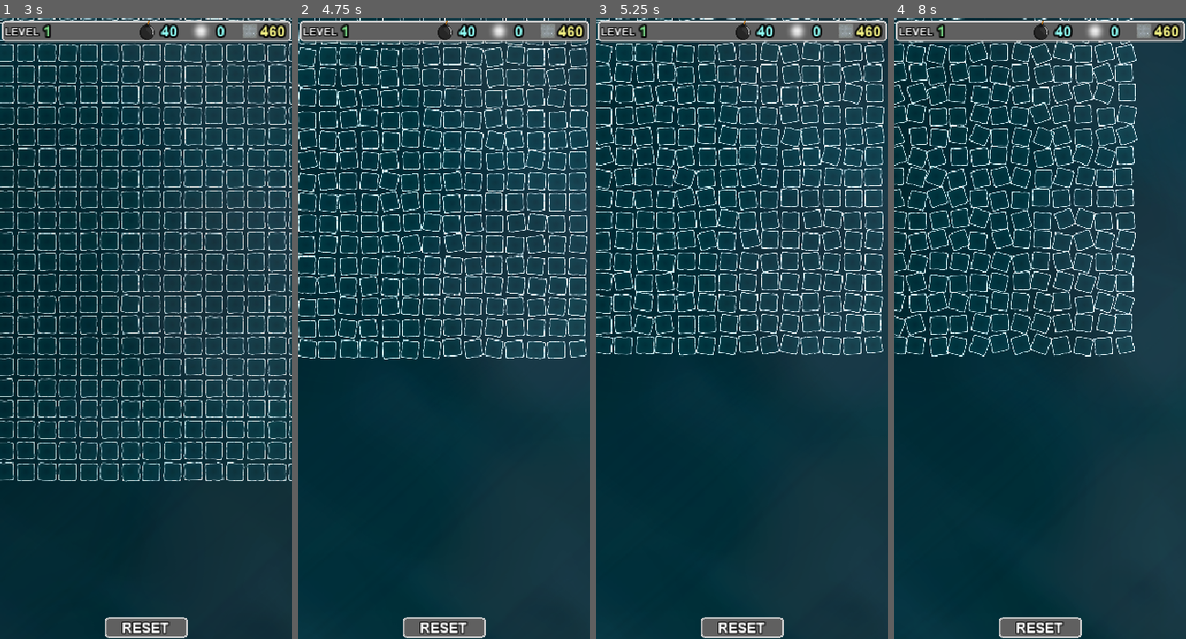
Above: before the commit, frames 1-4 (left to right).
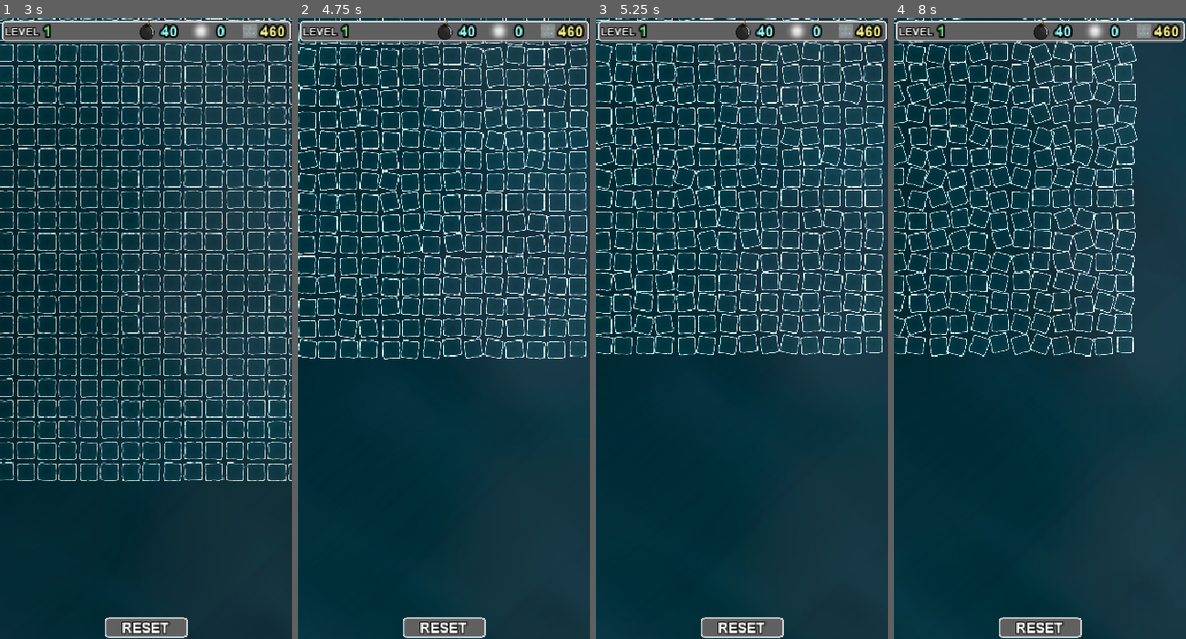
Above: after the commit, the same moments.

Repository: cloudziq/Mini_Sapper
Game: Godot game, scene res://scenes/SYS.tscn
Two runs of this game, one before a commit and one after it. Both use one fixed random seed, a clock stepped at 60 frames per second and the inputs below.
Inputs (mouse positions are in pixels of both pictures, inside the frame that each line leads up to):
- Up to frame 1 (3 s): move the mouse to (210, 297) at 0.52 s; hold Mouse wheel up (zoom+) 0.53-1.25 s; click (210, 297) at 0.67 s; drag from (87, 359) to (11, 30) at 1.27 s; move the mouse to (175, 191) at 2.02 s; hold Mouse wheel up (zoom+) 2.03-2.75 s; click (175, 191) at 2.17 s; drag from (131, 452) to (5, 61) at 2.77 s
- Up to frame 2 (4.75 s): move the mouse to (531, 421) at 3.52 s; hold Mouse wheel up (zoom+) 3.53-4.25 s; click (531, 421) at 3.67 s; drag from (356, 235) to (315, 61) at 4.27 s
- Up to frame 3 (5.25 s): move the mouse to (756, 328) at 5.02 s; hold Mouse wheel up (zoom+) from 5.03 s (still down); click (756, 328) at 5.17 s
- Up to frame 4 (8 s): release Mouse wheel up (zoom+) at 5.75 s; drag from (996, 173) to (899, 92) at 5.77 s; move the mouse to (1104, 297) at 6.52 s; hold Mouse wheel up (zoom+) 6.53-7.25 s; click (1104, 297) at 6.67 s; drag from (981, 359) to (896, 117) at 7.27 s

Frame 1 is identical in both runs. In frame 2, less than 0.1% of the frame differs, in the area x 92-100%, y 51-55%; in frame 3, less than 0.1%; in frame 4, less than 0.1%, in the area x 75-83%, y 51-55%.

Commit message:
highlight system (visual clue)

Diff:
--- a/scripts/Globals.gd
+++ b/scripts/Globals.gd
@@ -14,7 +14,7 @@
 
 
 
-var save_version = 4
+var save_version = 6
 var SETTINGS
 var config_path
 
--- a/scripts/level_main.gd
+++ b/scripts/level_main.gd
@@ -98,19 +98,22 @@
 
 	if x == clamp(x, 1, board_size.x) and y == clamp(y, 1, board_size.y):
 		tile_coord = Vector2(x, y)
-	var tile_stat = board_data[tile_coord.x-1][tile_coord.y-1][1]
+	var tile_stat = board_data[tile_coord.x-1][tile_coord.y-1]
+
+	if tile_stat[2] > 0 and tile_stat[1] == 2:
+		show_near_tiles(tile_coord)
 
 	if hold_touch_time >= 0:    #if tile is clicked but not when 'hold = (-1)'
-		if tile_stat == 0:
+		if tile_stat[1] == 0:
 			$TileReveal.play()
 			tile_reveal(tile_coord, [])
 	#			$Sounds/TileReveal.pitch = rand_range(.8, 1.4)
 	#			$Sounds/TileReveal.play()
-		elif tile_stat == 1:
+		elif tile_stat[1] == 1:
 			game_over()
+
 	else:
-		if tile_stat < 2:
-			add_marker()
+		if tile_stat[1] < 2:  add_marker()
 
 
 
@@ -232,6 +235,26 @@
 
 
 
+
+func show_near_tiles(start_coord : Vector2) -> void:
+	var tx      :  int
+	var ty      :  int
+	start_coord -= Vector2(1, 1)
+
+	for index in near_coords:
+		tx = start_coord.x + index[0]
+		ty = start_coord.y + index[1]
+
+		if (tx == clamp(tx, 0, board_size.x-1) and ty == clamp(ty, 0, board_size.y-1)):
+			if board_data[tx][ty][1] < 2:
+				var tile  :  Node2D   = board_data[tx][ty][0][0]
+				tile.animate_tile(2)
+
+
+
+
+
+
 func generate_board() -> void:
 	var x_def := (G.window.x - (board_size.x * tile_size)) / 2 + (tile_size / 2)
 	var y_def := (G.window.y - (board_size.y * tile_size)) / 2 + (tile_size / 2)
--- a/scripts/tile.gd
+++ b/scripts/tile.gd
@@ -7,14 +7,16 @@
 var path         = "res://assets/graphics/tiles/TILE_"
 var dark_color   = Color(.24, .32, .36, 1)
 var reduce_mov  := false    #for 'empty revealed' tiles
-#var texture_list
-var def_pos ; var def_rot ; var def_sca
+var def_pos     :  Vector2
+var def_sca     :  Vector2
+var def_rot     :  float
 
 
 onready var	theme       = G.SETTINGS.theme
 onready var	theme_data  = $"../../".theme_data[theme-1]
 
-var tween      : SceneTreeTween
+var tween        : SceneTreeTween
+var tween_scale  : SceneTreeTween
 
 
 
@@ -115,6 +117,7 @@
 #  -1  : init
 #	0  : position
 #	1  : rotation
+#   2  : scale
 
 func animate_tile(type := 0) -> void:
 #	var tween      = get_tree().create_tween().set_trans(Tween.TRANS_QUINT)
@@ -123,7 +126,7 @@
 
 	if tween and type == -1:
 		tween.kill()
-	tween      = get_tree().create_tween()
+	tween  = get_tree().create_tween()
 
 	if type == 0:
 		var distance  := 3.2 if not reduce_mov else 1.6
@@ -133,7 +136,9 @@
 		tween.tween_property(self, "position", pos, rand_range(6, 8)
 			).set_trans(Tween.TRANS_SINE).set_ease(Tween.EASE_IN_OUT)
 		tween.tween_callback(self, "animate_tile").set_delay(.2)
-	else :
+
+
+	elif type == 1:
 		var angle  := 22
 		rot        += rand_range(-angle, angle)
 
@@ -142,19 +147,23 @@
 		tween.tween_callback(self, "animate_tile", [1]).set_delay(.2)
 
 
-
-
-
-
-func show_near_tiles(coord : Vector2) -> void:
-	var near_coords  = $"../".near_coords
-	var tx           : int
-	var ty           : int
-
-	for index in near_coords:
-		tx = coord.x + index[0]
-		ty = coord.y + index[1]
-
+	elif type == 2:
+		var i  : float
+		i  = rand_range(-.04, .04)
+		var s_min  : Vector2  = def_sca * .40 + Vector2(i, i)
+		i  = rand_range(0, .06)
+		var s_max  : Vector2  = def_sca * 1.16 + Vector2(i, i)
+
+		if tween_scale:
+			tween_scale.kill()
+		tween_scale  = get_tree().create_tween()
+
+		tween_scale.tween_property(self, "scale", s_min, .28 + rand_range(-.04, .04)
+			).set_trans(Tween.TRANS_SINE).set_ease(Tween.EASE_OUT)
+		tween_scale.tween_property(self, "scale", s_max, .32 + rand_range(-.04, .04)
+			).set_trans(Tween.TRANS_LINEAR).set_ease(Tween.EASE_IN_OUT).set_delay(.14)
+		tween_scale.tween_property(self, "scale", def_sca, .8 + rand_range(-.1, .1)
+			).set_trans(Tween.TRANS_SINE).set_ease(Tween.EASE_OUT).set_delay(.04)
 
 
 
